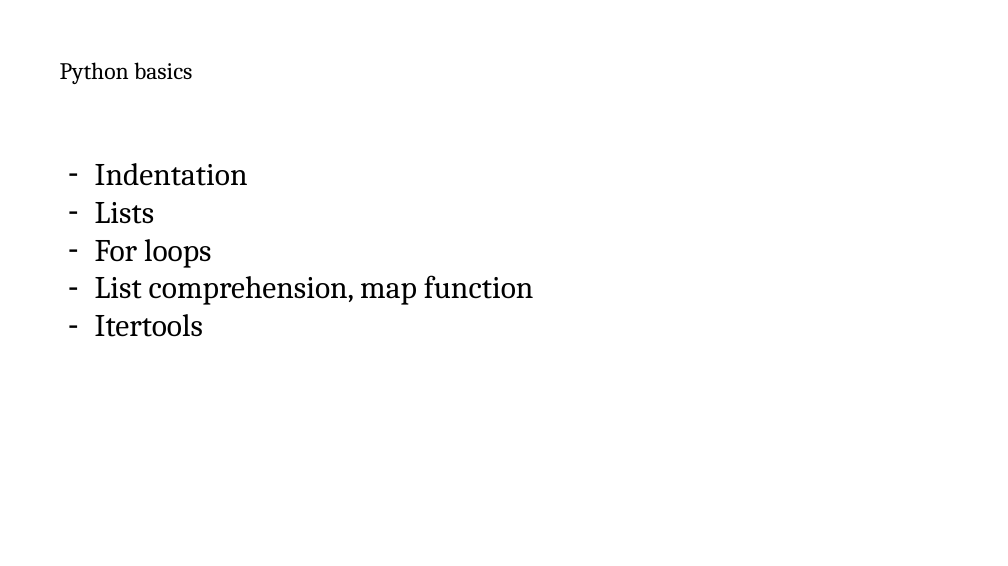
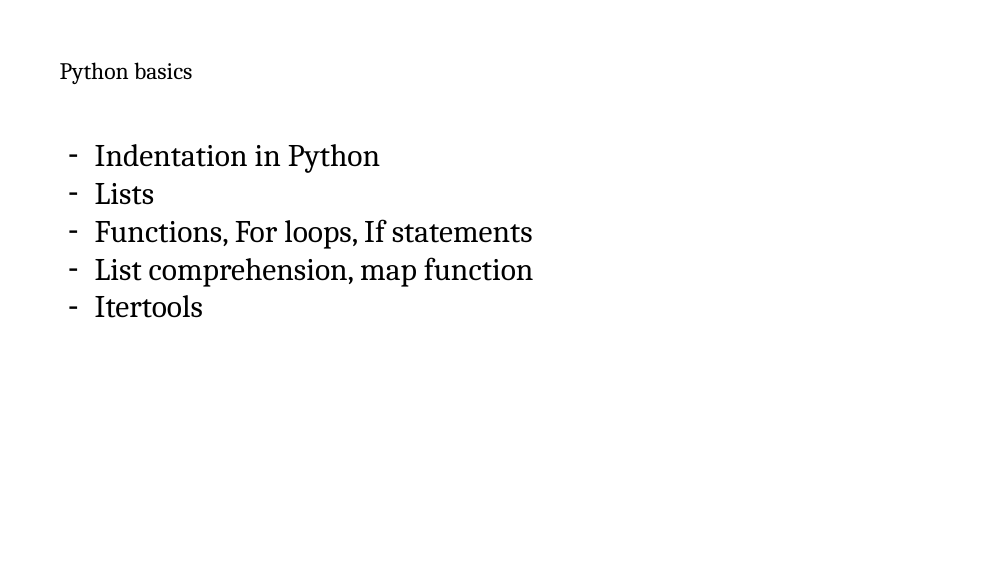
Before and after one commit to scottlittle/intro2python, a slide deck: slide 6 of Intro2Python.pptx. Drawn at 1008x566 pixels with LibreOffice and Linux fonts; fonts in the diff are those of the drawing. Boxes give left, top, right and bottom in pixels: in the first picture for what was removed or moved away, otherwise in the second. Text is boxed around its words. In the diff, an @@ line names an element or a change of style, - is before the commit and + after.

Commit message:
3rd commit

```diff
--- a/Intro2Python.pptx
+++ b/Intro2Python.pptx
@@ text "Indentation in Python" moved from (x1=95, y1=163, x2=534, y2=337) to (x1=95, y1=144, x2=534, y2=318) @@
@@ text at (x1=95, y1=144, x2=380, y2=173): text changed @@
-– Indentation
+– Indentation in Python
@@ text at (x1=95, y1=219, x2=533, y2=249): text changed @@
-– For loops
+– Functions, For loops, If statements
```
Also in this commit, not shown: 2 other slides changed, 1 slide added.
